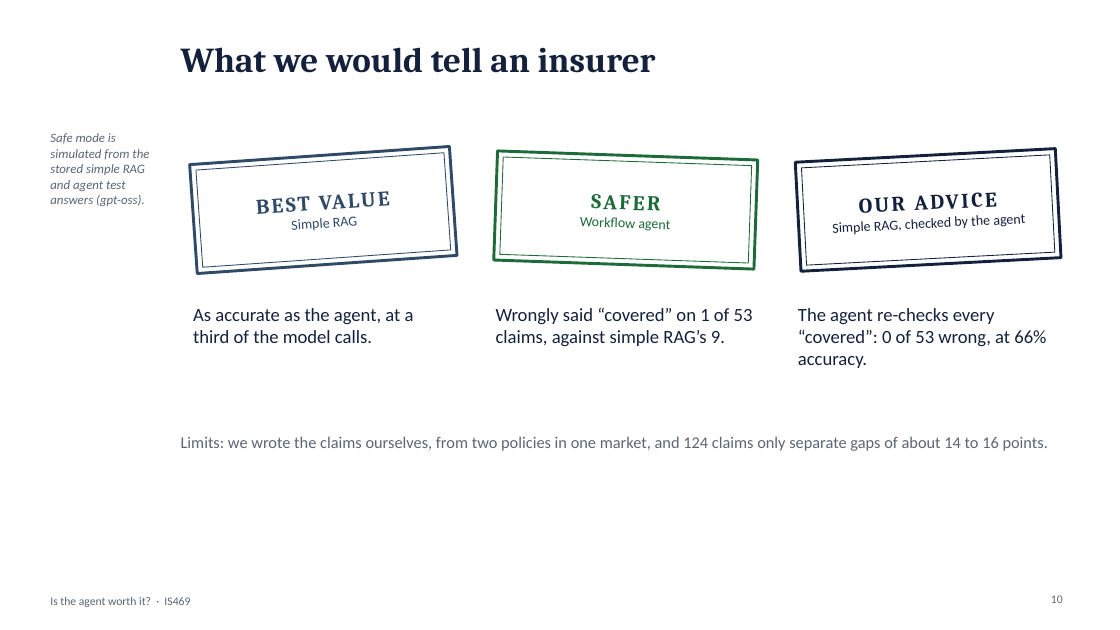
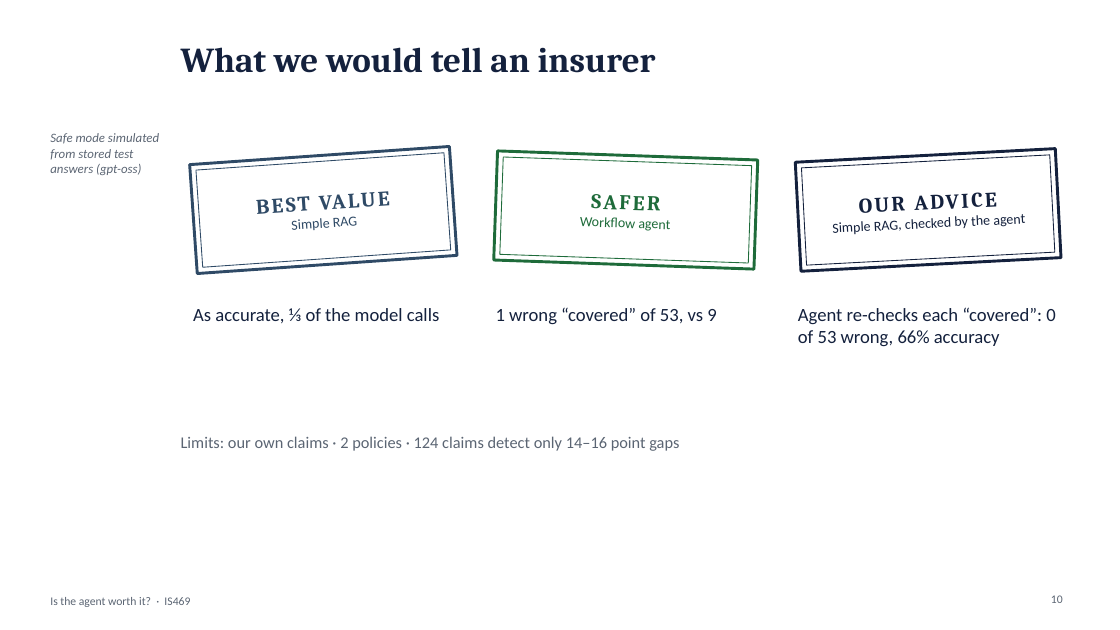
Before and after one commit to yezhan58-oss/insurance_policy_checker-rag, a slide deck: slide 10 of docs/IS469_presentation.pptx. Drawn at 1120x630 pixels with LibreOffice and Linux fonts; fonts in the diff are those of the drawing. Boxes give left, top, right and bottom in pixels: in the first picture for what was removed or moved away, otherwise in the second. Text is boxed around its words. In the diff, an @@ line names an element or a change of style, - is before the commit and + after.

```diff
--- a/docs/IS469_presentation.pptx
+++ b/docs/IS469_presentation.pptx
@@ text at [50,133,159,175]: text changed @@
-Safe mode is simulated from the stored simple RAG and agent test answers (gpt-oss).
+Safe mode simulated from stored test answers (gpt-oss)
@@ text at [193,308,439,323]: text changed @@
-As accurate as the agent, at a third of the model calls.
+As accurate, ⅓ of the model calls
@@ text at [496,307,716,325]: text changed @@
-Wrongly said “covered” on 1 of 53 claims, against simple RAG’s 9.
+1 wrong “covered” of 53, vs 9
@@ text at [798,307,1055,346]: text changed @@
-The agent re-checks every “covered”: 0 of 53 wrong, at 66% accuracy.
+Agent re-checks each “covered”: 0 of 53 wrong, 66% accuracy
@@ text at [181,436,679,451]: text changed @@
-Limits: we wrote the claims ourselves, from two policies in one market, and 124 claims only separate gaps of about 14 to 16 points.
+Limits: our own claims · 2 policies · 124 claims detect only 14–16 point gaps
```
Also in this commit, not shown: 10 other slides changed.
